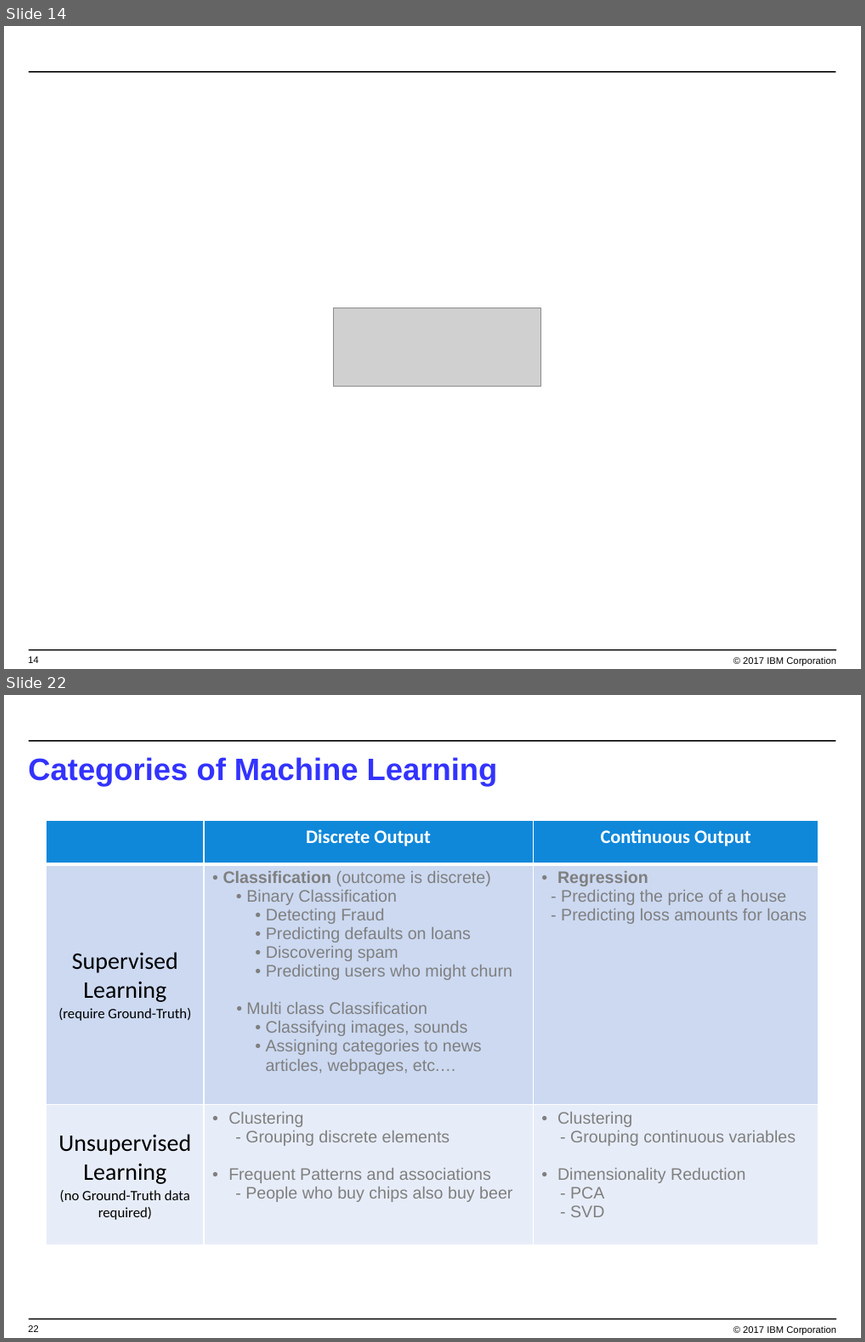
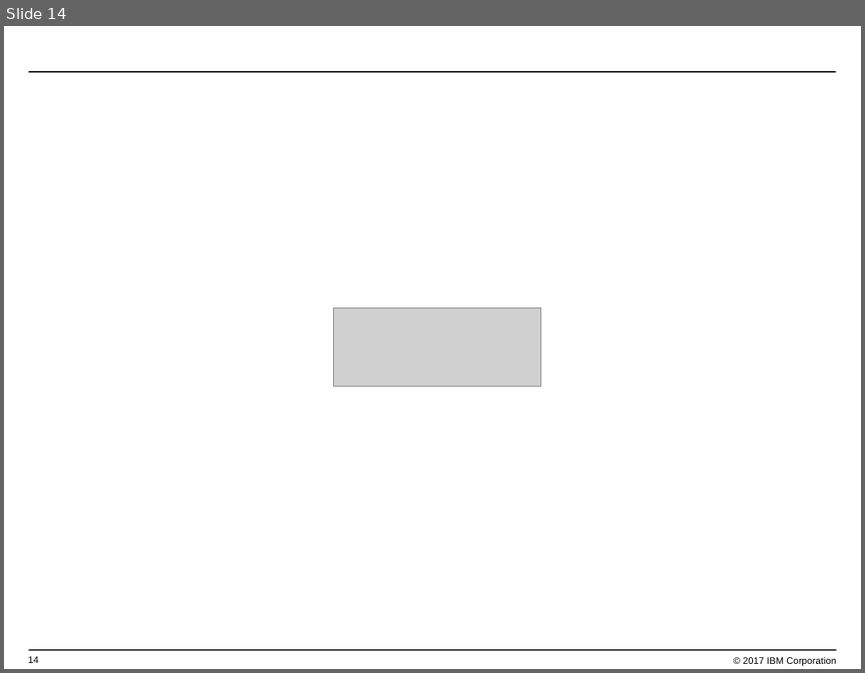
Before and after one commit to bleonardb3/Proof-of-Technology, a slide deck: DSX/Lab-2/Lab2-MachineLearning.pptx. Shown one above the other, each under a label of ours: slides 14 and 22 before the commit, slide 14 after it; the slides between them are not shown. The pictures are 865x1342 and 865x673 pixels, drawn with LibreOffice and Linux fonts; fonts in the diff are those of the drawing; grey boxes stand for pictures; background and template pictures are left out. Boxes give left, top, right and bottom in pixels: in the first picture for what was removed or moved away, otherwise in the second. Text is boxed around its words. In the diff, an @@ line names an element or a change of style, - is before the commit and + after.

```diff
--- a/DSX/Lab-2/Lab2-MachineLearning.pptx
+++ b/DSX/Lab-2/Lab2-MachineLearning.pptx
@@ slide 22 removed at [4,695,861,1338], background #FFFFFF; not listed: 4 template elements that a slide beside it also shows @@
@@ title removed at [28,757,498,787] @@
-Categories of Machine Learning
@@ table removed at [46,821,818,1245], 3 rows, 3 columns @@
- | Discrete Output | Continuous Output
-Supervised Learning / (require Ground-Truth) | Classification (outcome is discrete) / Binary Classification / Detecting Fraud / Predicting defaults on loans / Discovering spam / Predicting users who might churn / Multi class Classification / Classifying images, sounds / Assigning categories to news articles, webpages, etc.… | Regression / - Predicting the price of a house / - Predicting loss amounts for loans
-Unsupervised Learning / (no Ground-Truth data required) | Clustering / - Grouping discrete elements / Frequent Patterns and associations / - People who buy chips also buy beer | Clustering / - Grouping continuous variables / Dimensionality Reduction / - PCA / - SVD
```
Also in this commit, not shown: 5 slides changed, 1 slide added, 26 other slides removed.
